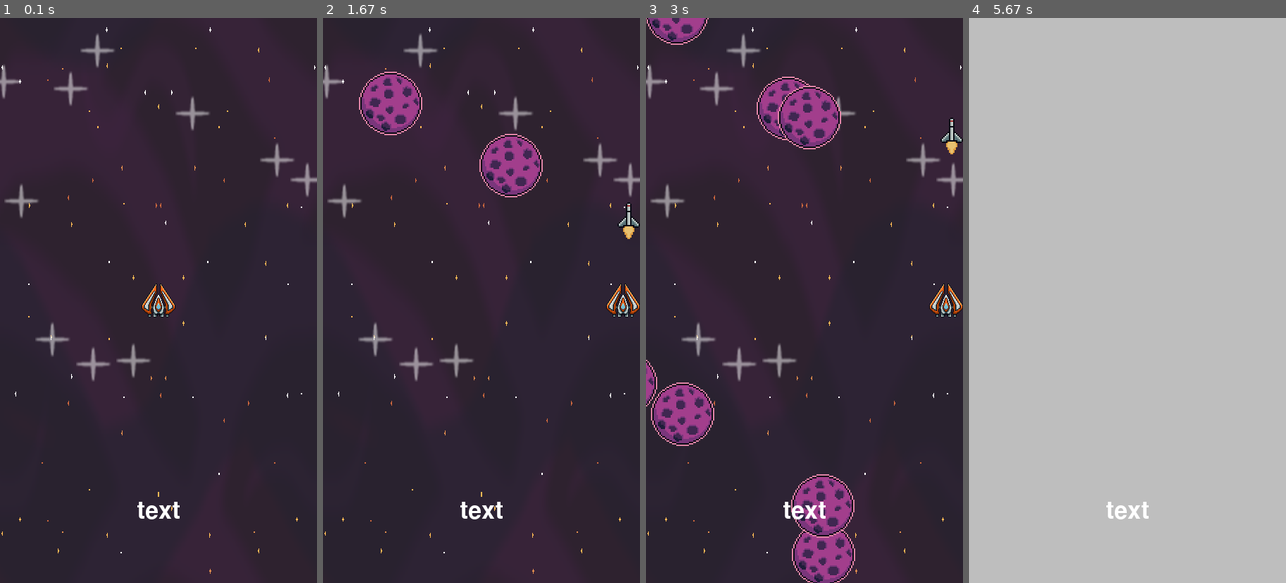
Above: before the commit, frames 1-4 (left to right).
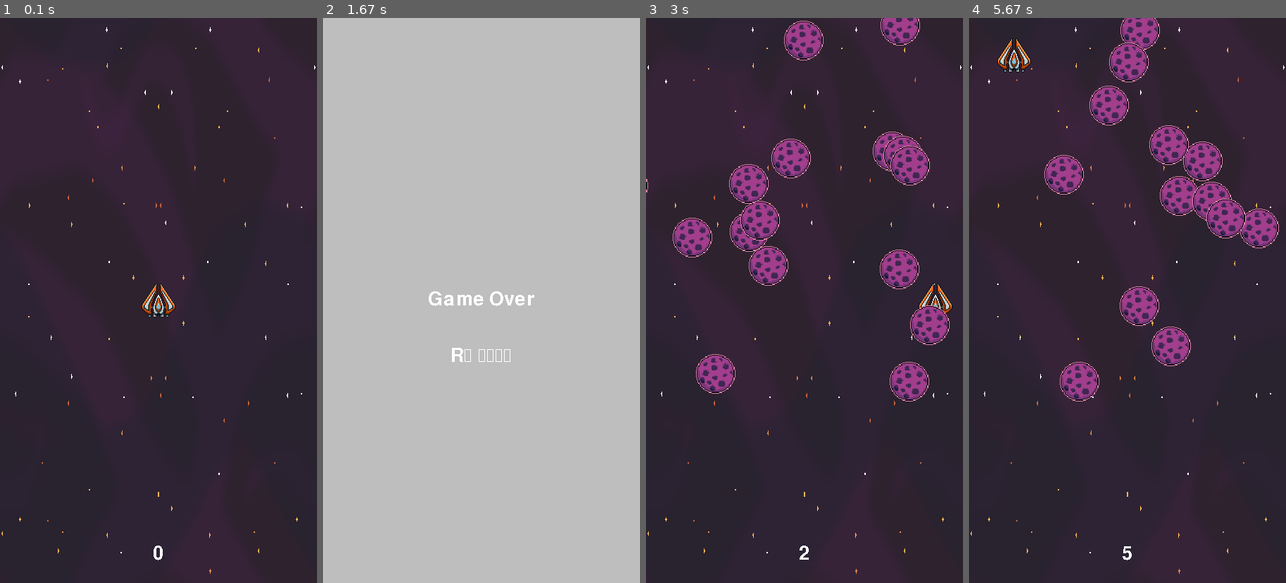
Above: after the commit, the same moments.

Repository: Eric-lab-star/pygame-space
Game: pygame game, started from source/main.py
The game is run twice, just before and just after one commit, with the same random seed, the same clock (stepped at 60 frames per second) and the same inputs.
Inputs:
- Up to frame 1 (0.1 s): no input
- Up to frame 2 (1.67 s): tap Space at 0.33, 0.73, 1.03, 1.23, 1.53 s; hold R 0.67-1.13 s; hold D 0.67-1.13 s; hold D 1.17-1.63 s
- Up to frame 3 (3 s): hold R 2-2.47 s; tap Space at 2.07, 2.37, 2.57, 2.87 s; hold D 2.5-2.97 s
- Up to frame 4 (5.67 s): hold R 3.9-4.3 s; tap Space at 3.97, 4.27, 4.4, 4.7, 4.83, 5.23, 5.53 s; hold A 4.33-4.73 s; hold W 4.77-5.13 s; hold W from 5.17 s (still down)

The runs differ from the first frame. In frame 1, 1.8% of the frame differs, in the area x 0-100%, y 2-96%; in frame 2, 100%; in frame 3, 19%; in frame 4, 100%, in the area x 0-100%, y 0-100%.

Commit message:
space shooter game

Diff:
--- a/source/entity/__init__.py
+++ b/source/entity/__init__.py
@@ -2,7 +2,9 @@
 from .player import Player
 from .meteor import Meteor
 from .laser import Laser
-from .entity_option import EntityOptions
 from .bg import Background
+from .entity_option import LaserOptions, EntityOptions, ScoreOptions
+from .hud import Score
+from .gameover import GameOver
 
 __all__ = ["Star", "Player", "Meteor", "Laser"]
--- a/source/entity/bg.py
+++ b/source/entity/bg.py
@@ -1,5 +1,5 @@
 from os import path
-from typing import ClassVar, Unpack
+from typing import ClassVar, Tuple, Unpack
 import pygame
 
 from .entity_option import EntityOptions
@@ -8,7 +8,7 @@
 class Background(pygame.sprite.Sprite):
     surf: pygame.surface.Surface
     path = path.join("images", "starry_background.png")
-    group: ClassVar[pygame.sprite.Group]
+    group: ClassVar[Tuple[ pygame.sprite.Group, ...]]
     w: int
     h: int
 
@@ -17,7 +17,7 @@
         cls.surf = pygame.transform.scale(
             pygame.image.load(cls.path).convert_alpha(), (opts["width"], opts["height"])
         )
-        cls.group: pygame.sprite.Group = opts["group"]
+        cls.group = opts["group"]
         cls.w = opts["width"]
         cls.h = opts["height"]
 
--- a/source/entity/entity_option.py
+++ b/source/entity/entity_option.py
@@ -1,16 +1,16 @@
-from typing import TypedDict
+from typing import Tuple, TypedDict
 import pygame
 
 
 class EntityOptions(TypedDict):
     width: int
     height: int
-    group: pygame.sprite.Group
+    group: Tuple[pygame.sprite.Group,...]
 
 
 class LaserOptions(TypedDict):
-    group: pygame.sprite.Group
+    group: Tuple[pygame.sprite.Group, ...]
 
 
-class MeteorOptions(TypedDict):
-    group: pygame.sprite.Group
+class ScoreOptions(EntityOptions):
+    display: pygame.surface.Surface
--- /dev/null
+++ b/source/entity/gameover.py
@@ -0,0 +1,44 @@
+
+
+from os.path import join
+from typing import ClassVar, Tuple, Unpack
+import pygame
+
+from .entity_option import ScoreOptions
+
+
+class GameOver(pygame.sprite.Sprite):
+
+    path = join("images", "Galmuri9.ttf")
+    font: pygame.font.Font
+    group: ClassVar[Tuple[pygame.sprite.Group,...]]
+    _configured:ClassVar = False
+    display_surface: pygame.surface.Surface
+    width: int
+    height: int
+
+    @classmethod
+    def config(cls, **opts: Unpack[ScoreOptions]):
+        cls.group = opts["group"]
+        cls._configured = True
+        cls.display_surface =opts["display"]
+        cls.width = opts["width"]
+        cls.height = opts["height"]
+        cls.font = pygame.font.Font(GameOver.path, 40)
+
+    def __init__(self, text: str, pos: pygame.Vector2):
+        if not GameOver._configured:
+            raise RuntimeError("must call HUD.config()")
+        super().__init__(GameOver.group)
+        self.text = text
+        self.image: pygame.surface.Surface = GameOver.font.render(text, False, "white")
+        self.pos = pos
+        self.rect: pygame.FRect = self.image.get_frect(center=pos)
+
+    def update(self, dt):
+        pass
+
+    def draw(self, text:str, pos:pygame.Vector2):
+        self.image = GameOver.font.render(text, False, "white")
+        self.rect = self.image.get_frect(center=pos)
+        GameOver.display_surface.blit(self.image, self.rect)
--- /dev/null
+++ b/source/entity/hud.py
@@ -0,0 +1,47 @@
+
+from os.path import join
+from typing import ClassVar, Tuple, Unpack
+import pygame
+
+from .entity_option import ScoreOptions
+
+
+class Score(pygame.sprite.Sprite):
+
+    path = join("images", "Galmuri9.ttf")
+    font: pygame.font.Font
+    group: ClassVar[Tuple[pygame.sprite.Group,...]]
+    _configured:ClassVar = False
+    display_surface: pygame.surface.Surface
+    width: int
+    height: int
+
+    @classmethod
+    def config(cls, **opts: Unpack[ScoreOptions]):
+        cls.group = opts["group"]
+        cls._configured = True
+        cls.display_surface =opts["display"]
+        cls.width = opts["width"]
+        cls.height = opts["height"]
+        cls.font = pygame.font.Font(Score.path, 40)
+
+    def __init__(self):
+        if not Score._configured:
+            raise RuntimeError("must call HUD.config()")
+        super().__init__(Score.group)
+        self.image = Score.font.render(str(0), False, "white")
+        self.rect = self.image.get_frect(midbottom=(Score.width/2, Score.height - 25))
+        self.t = 0
+
+    def update(self, dt):
+        self.t =  pygame.time.get_ticks() // 1000
+        self.image = Score.font.render(str(self.t), False, "white")
+        self.rect = self.image.get_frect(
+            midbottom=(Score.width / 2, Score.height - 25)
+        )
+    def reset(self):
+        self.t = 0
+        self.image = Score.font.render(str(self.t), False, "white")
+        self.rect = self.image.get_frect(
+            midbottom=(Score.width / 2, Score.height - 25)
+        )
--- a/source/entity/laser.py
+++ b/source/entity/laser.py
@@ -1,14 +1,14 @@
 from os.path import join
-from typing import ClassVar, Unpack
+from typing import ClassVar, Tuple, Unpack
 import pygame
 
 from .entity_option import LaserOptions
 
 
 class Laser(pygame.sprite.Sprite):
-    group: ClassVar[pygame.sprite.Group]
+    group: ClassVar[Tuple[pygame.sprite.Group, ...]]
     surf: ClassVar[pygame.Surface]
-    path: ClassVar[str] = join("images", "missile1.png")
+    path: ClassVar[str] = join("images", "missile.png")
     _configured: ClassVar[bool] = False
 
     @classmethod
@@ -25,6 +25,6 @@
         self.rect: pygame.FRect = self.image.get_frect(midbottom=pos)
 
     def update(self, dt):
-        self.rect.centery -= 400 * dt
+        self.rect.centery -= 500 * dt
         if self.rect.bottom < 0:
             self.kill()
--- a/source/entity/meteor.py
+++ b/source/entity/meteor.py
@@ -1,5 +1,5 @@
 from os.path import join
-from typing import ClassVar, Unpack
+from typing import ClassVar, Tuple, Unpack
 import pygame
 import random
 
@@ -7,19 +7,19 @@
 
 
 class Meteor(pygame.sprite.Sprite):
-    group: ClassVar[pygame.sprite.Group]
+    group: ClassVar[Tuple[ pygame.sprite.Group, ... ]]
     surf: ClassVar[pygame.Surface]
     path: ClassVar[str] = join("images", "meteor.png")
     w: ClassVar[int]
     h: ClassVar[int]
     _configured: ClassVar[bool] = False
-    speed: int = 400
+    speed: int = 300
     kill_time: int = 2000
 
     @classmethod
     def config(cls, **options: Unpack[EntityOptions]):
         cls.group = options["group"]
-        cls.surf = pygame.image.load(Meteor.path).convert_alpha()
+        cls.surf = pygame.transform.scale(pygame.image.load(Meteor.path).convert_alpha(), pygame.Vector2(60,60))
         cls._configured = True
         cls.w = options["width"]
         cls.h = options["height"]
--- a/source/entity/player.py
+++ b/source/entity/player.py
@@ -1,4 +1,4 @@
-from typing import ClassVar, Unpack
+from typing import ClassVar, Tuple, Unpack
 import pygame
 from os.path import join
 from .laser import Laser
@@ -10,7 +10,7 @@
 ):
     w: ClassVar[int]
     h: ClassVar[int]
-    group: ClassVar[pygame.sprite.Group]
+    group: ClassVar[Tuple[pygame.sprite.Group,...]]
     path: ClassVar[str] = join("images", "player.png")
     surf: ClassVar[pygame.Surface]
     _configured: ClassVar[bool] = False
@@ -62,3 +62,6 @@
         self.rect.center += self.direction * self.speed * dt
         self.handle_laser()
         self.rect.clamp_ip(self.screen)
+
+    def reset(self):
+        self.rect.center = pygame.Vector2(self.w /2, self.h /2)
--- a/source/entity/star.py
+++ b/source/entity/star.py
@@ -1,4 +1,4 @@
-from typing import ClassVar, Unpack
+from typing import ClassVar, Tuple, Unpack
 import pygame
 from os.path import join
 from random import randint
@@ -11,7 +11,7 @@
     surf: ClassVar[pygame.Surface]
     h: ClassVar[int]
     w: ClassVar[int]
-    group: ClassVar[pygame.sprite.Group]
+    group: ClassVar[Tuple[pygame.sprite.Group,...]]
     _configured: ClassVar[bool] = False
 
     @classmethod
--- a/source/main.py
+++ b/source/main.py
@@ -1,8 +1,11 @@
-from os.path import join
 import pygame
-from entity import Star, Player, Meteor
+from entity import Player, Meteor
 from entity.laser import Laser
 from entity import Background
+from entity import LaserOptions
+from entity import Score
+from entity import EntityOptions, ScoreOptions
+from entity import GameOver
 
 WINDOW_WIDTH, WINDOW_HEIGHT = 9 * 50, 16 * 50
 all_sprites = pygame.sprite.Group()
@@ -10,28 +13,35 @@
 laser_sprites = pygame.sprite.Group()
 
 
-def config_entities():
-    options = {
+def config_entities(display: pygame.Surface):
+    options: EntityOptions = {
         "width": WINDOW_WIDTH,
         "height": WINDOW_HEIGHT,
-        "group": all_sprites,
+        "group": (all_sprites,)
     }
 
-    meteor_options = {
+    meteor_options:EntityOptions = {
         **options,
         "group": (all_sprites, meteor_sprites),
     }
 
-    laser_options = {
-        **options,
+    laser_options:LaserOptions = {
         "group": (all_sprites, laser_sprites),
     }
 
+    score_opts: ScoreOptions ={
+            **options,
+            "display": display,
+            }
+
     Background.config(**options)
-    Star.config(**options)
     Player.config(**options)
     Meteor.config(**meteor_options)
     Laser.config(**laser_options)
+    Score.config(**score_opts)
+    GameOver.config(**score_opts)
+
+
 
 
 def main():
@@ -43,13 +53,13 @@
     display_surface = pygame.display.set_mode((WINDOW_WIDTH, WINDOW_HEIGHT))
 
     pygame.display.set_caption("Space Shooter")
-    text = pygame.font.Font(join("images", "Galmuri9.ttf"), 50)
-    text_surf = text.render("text", True, "white")
 
-    config_entities()
+    config_entities(display_surface)
 
     Background()
-    Star.create(10)
+    score = Score()
+    game_over_ui = GameOver("",pygame.Vector2(0,0))
+    game_over_ui.kill()
     player = Player(display_surface.get_rect())
 
     # custom meteor event
@@ -62,27 +72,34 @@
             if event.type == pygame.QUIT:
                 running = False
             elif event.type == meteor_event:
-                Meteor.spawn(2)
+                Meteor.spawn(5)
+            elif event.type == pygame.KEYDOWN and event.key == pygame.K_r:
+                if game_over:
+                    meteor_sprites.empty()
+                    laser_sprites.empty()
+                    player.reset()
+                    game_over_ui.kill()
+
+                    game_over = False
+
 
         pygame.sprite.groupcollide(meteor_sprites, laser_sprites, True, True)
+
         if not game_over:
             all_sprites.update(dt)
-
             if pygame.sprite.spritecollide(player, meteor_sprites, False):
                 game_over = True
-
             all_sprites.draw(display_surface)
         else:
             display_surface.fill("gray")
-        display_surface.blit(
-            text_surf,
-            text_surf.get_frect(center=(WINDOW_WIDTH / 2, WINDOW_HEIGHT - 100)),
-        )
+            all_sprites.add(game_over_ui)
+            game_over_ui.draw("Game Over", pygame.Vector2(WINDOW_WIDTH /2, WINDOW_HEIGHT /2))
+            game_over_ui.draw("R을 누르세요", pygame.Vector2(WINDOW_WIDTH /2, (WINDOW_HEIGHT /2) + 80))
+
 
         pygame.display.update()
 
     pygame.quit()
 
-
 if __name__ == "__main__":
     main()
Binary file removed: images/laser.png
Renamed: images/missile1.png -> images/missile.png
